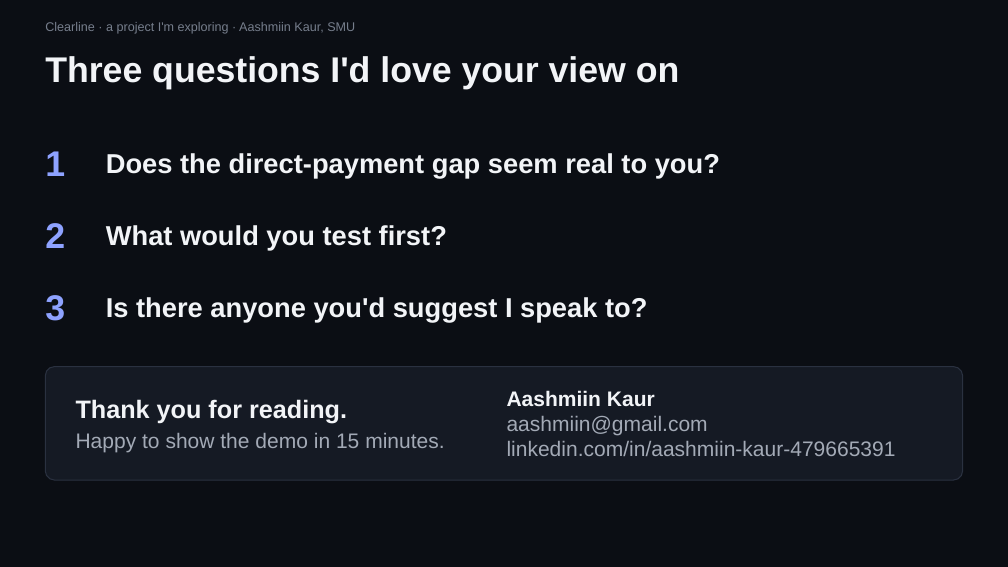
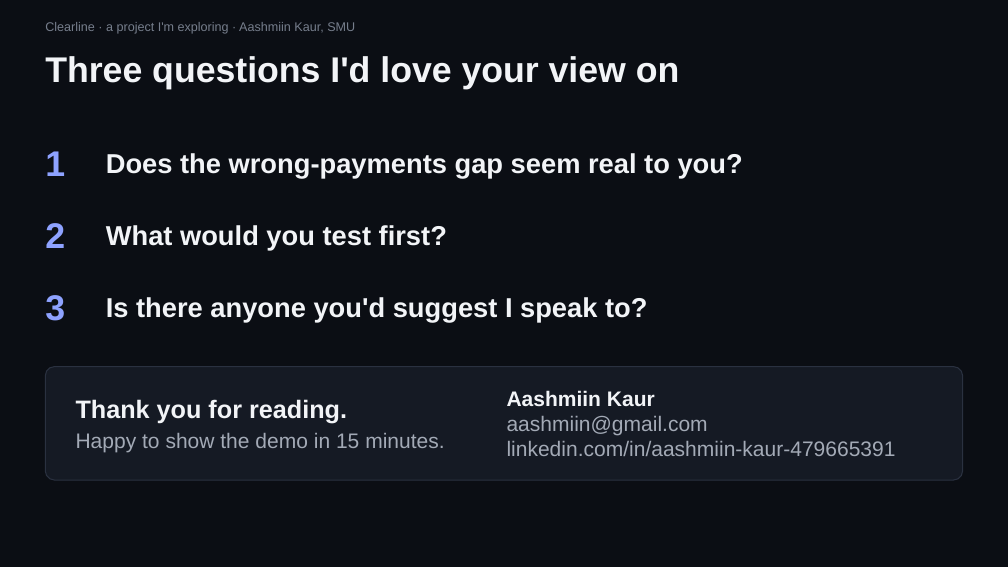
Before and after one commit to trysarathy/investigation-desk, a slide deck: slide 6 of pitch/Clearline_Mentor_Brief_6.pptx. Drawn at 1008x567 pixels with LibreOffice and Linux fonts; fonts in the diff are those of the drawing. Boxes give left, top, right and bottom in pixels: in the first picture for what was removed or moved away, otherwise in the second. Text is boxed around its words. In the diff, an @@ line names an element or a change of style, - is before the commit and + after.

```diff
--- a/pitch/Clearline_Mentor_Brief_6.pptx
+++ b/pitch/Clearline_Mentor_Brief_6.pptx
@@ text at (x1=106, y1=153, x2=743, y2=178): text changed @@
-Does the direct-payment gap seem real to you?
+Does the wrong-payments gap seem real to you?
```
Also in this commit, not shown: 2 other slides changed, 7 other files.
